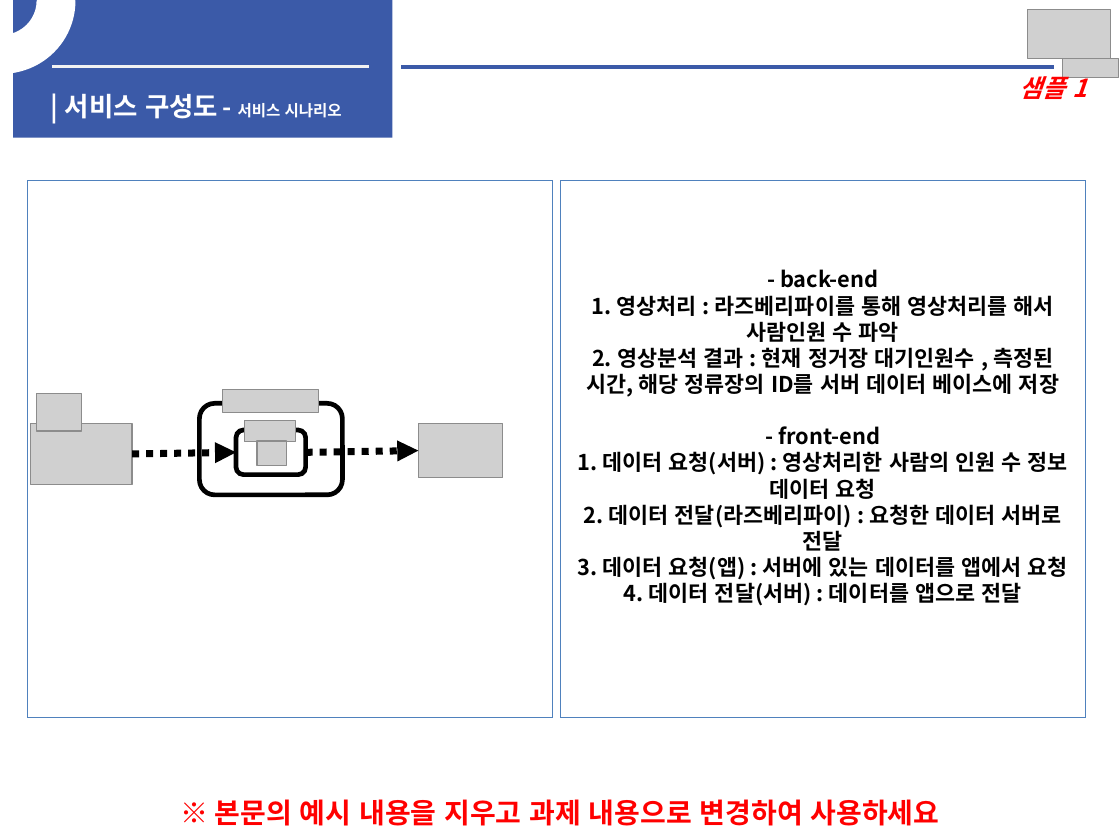
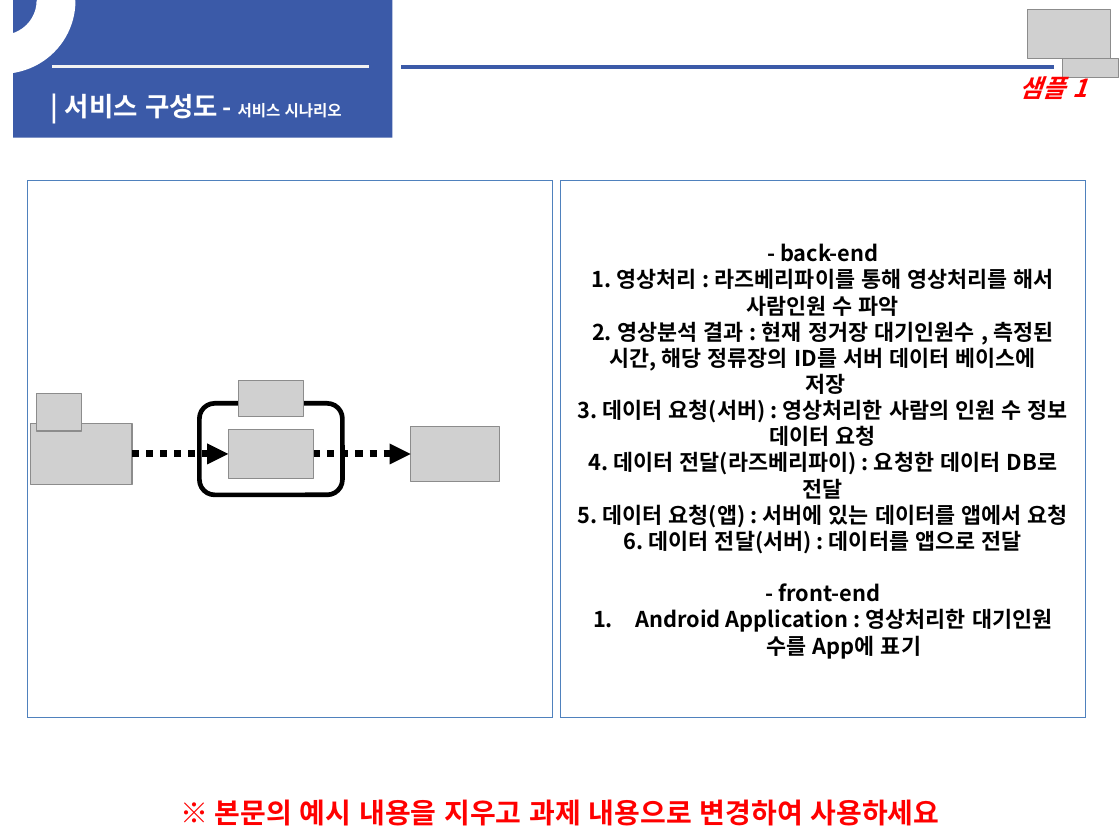
Before and after one commit to woojin1027/THE-FACO, a slide deck: slide 3 of 중간보고서/중간보고서_채민.pptx. Drawn at 1120x840 pixels with LibreOffice and Linux fonts; fonts in the diff are those of the drawing; grey boxes stand for pictures. Boxes give left, top, right and bottom in pixels: in the first picture for what was removed or moved away, otherwise in the second. Text is boxed around its words. In the diff, an @@ line names an element or a change of style, - is before the commit and + after.

Commit message:
중간보고서업데이트하는중

```diff
--- a/중간보고서/중간보고서_채민.pptx
+++ b/중간보고서/중간보고서_채민.pptx
@@ text in rectangle at (577, 321, 1068, 554): text changed @@
-2. 영상분석 결과 : 현재 정거장 대기인원수 , 측정된 시간, 해당 정류장의 ID를 서버 데이터 베이스에 저장
+2. 영상분석 결과 : 현재 정거장 대기인원수 , 측정된 시간, 해당 정류장의 ID를 서버 데이터 베이스에
+저장
+3. 데이터 요청(서버) : 영상처리한 사람의 인원 수 정보 데이터 요청
+4. 데이터 전달(라즈베리파이) : 요청한 데이터 DB로 전달
+5. 데이터 요청(앱) : 서버에 있는 데이터를 앱에서 요청
+6. 데이터 전달(서버) : 데이터를 앱으로 전달
@@ picture added at (239, 381, 304, 417) @@
@@ picture removed at (223, 390, 319, 412) @@
@@ picture added at (228, 429, 314, 478) @@
@@ rounded rectangle removed at (236, 430, 306, 475) @@
@@ picture removed at (244, 421, 296, 442) @@
@@ picture removed at (258, 441, 287, 466) @@
@@ picture: place and size @@
-picture at (419, 423, 503, 478)
+picture at (411, 427, 500, 482)
@@ arrow moved from (132, 454) - (236, 452) to (132, 454) - (228, 454) @@
@@ arrow moved from (306, 452) - (419, 450) to (314, 454) - (411, 454) @@
@@ text in rectangle at (635, 608, 1052, 659): text changed @@
-1. 데이터 요청(서버) : 영상처리한 사람의 인원 수 정보 데이터 요청
-2. 데이터 전달(라즈베리파이) : 요청한 데이터 서버로 전달
-3. 데이터 요청(앱) : 서버에 있는 데이터를 앱에서 요청
-4. 데이터 전달(서버) : 데이터를 앱으로 전달
+1. Android Application : 영상처리한 대기인원 수를 App에 표기
```
Also in this commit, not shown: 3 other slides changed, 1 slide added.
